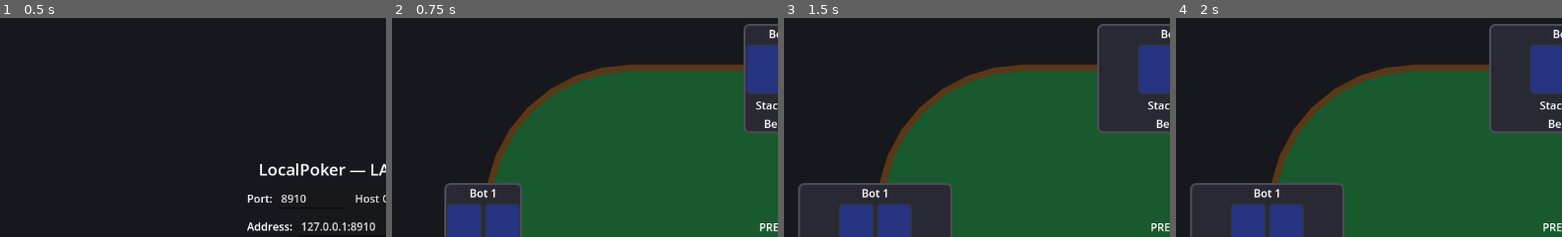
Above: before the commit, frames 1-4 (left to right).
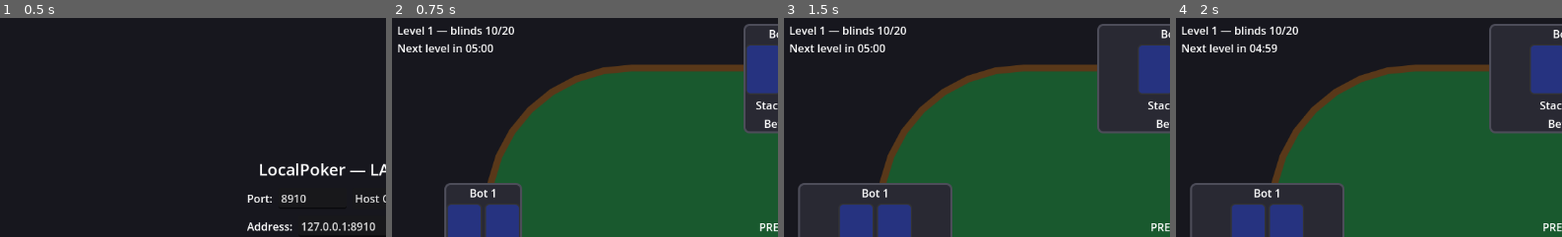
Above: after the commit, the same moments.

Repository: limbo1572/godot-texas-holdem
Game: Godot game, scene res://scenes/lobby.tscn
Same seed, same stepped clock (60 frames per second), same inputs: the game is played once before the commit and once after it.
Inputs:
- Up to frame 1 (0.5 s): no input
- Up to frame 2 (0.75 s): click "Play Offline vs Bots" at 0.5 s
- Up to frame 3 (1.5 s): tap Enter at 1.25 s
- Up to frame 4 (2 s): no input
The pictures show only the part of the screen within x 0-50%, y 0-50%; the shares and areas given below are measured in that part.

Frame 1 is identical in both runs. In frame 2, 1.1% of the frame differs, in the area x 1-32%, y 3-16%; in frame 3, 1.1%; in frame 4, 1.1%.

Commit message:
Stage 4: tournament blind schedule
10 hardcoded levels (10/20 -> 600/1200, 5 min each) computed from a session clock that starts with the first hand and never resets; level changes apply only between hands. GameState min-raise logic switched from BIG_BLIND constant to the dynamic level blinds; short stacks go all-in on blind post. Host includes level/sb/bb/timer in snapshots, clients only display them; table UI shows level info with countdown and a 3s toast on increase. 31 new test assertions.

Diff:
--- /dev/null
+++ b/scripts/blind_schedule.gd
@@ -0,0 +1,47 @@
+class_name BlindSchedule
+extends RefCounted
+## Hardcoded tournament blind progression (~x1.5 per level, 5 min each).
+## When the schedule runs out, the final level holds indefinitely.
+
+const LEVELS: Array = [
+	{"sb": 10, "bb": 20, "duration_sec": 300},
+	{"sb": 15, "bb": 30, "duration_sec": 300},
+	{"sb": 25, "bb": 50, "duration_sec": 300},
+	{"sb": 40, "bb": 80, "duration_sec": 300},
+	{"sb": 60, "bb": 120, "duration_sec": 300},
+	{"sb": 100, "bb": 200, "duration_sec": 300},
+	{"sb": 150, "bb": 300, "duration_sec": 300},
+	{"sb": 250, "bb": 500, "duration_sec": 300},
+	{"sb": 400, "bb": 800, "duration_sec": 300},
+	{"sb": 600, "bb": 1200, "duration_sec": 300},
+]
+
+
+static func level_count() -> int:
+	return LEVELS.size()
+
+
+static func level(index: int) -> Dictionary:
+	return LEVELS[clampi(index, 0, LEVELS.size() - 1)]
+
+
+## Level index for a given time since session start (clamped to final level).
+static func level_for_elapsed(elapsed_sec: float) -> int:
+	var t := elapsed_sec
+	for i in range(LEVELS.size()):
+		if t < LEVELS[i].duration_sec:
+			return i
+		t -= LEVELS[i].duration_sec
+	return LEVELS.size() - 1
+
+
+## Seconds until the next level, or -1.0 when the final level is reached.
+static func time_remaining(elapsed_sec: float) -> float:
+	var t := elapsed_sec
+	for i in range(LEVELS.size()):
+		if t < LEVELS[i].duration_sec:
+			if i == LEVELS.size() - 1:
+				return -1.0
+			return LEVELS[i].duration_sec - t
+		t -= LEVELS[i].duration_sec
+	return -1.0
--- a/scripts/game_state.gd
+++ b/scripts/game_state.gd
@@ -31,6 +31,14 @@
 var seats: Array[int] = [] ## players dealt into the current hand
 var _acted: Dictionary = {}
 
+## Tournament blinds. The level is derived from real time since the first
+## start_hand() of the session and applied only between hands.
+var small_blind: int = SMALL_BLIND
+var big_blind: int = BIG_BLIND
+var current_level: int = 0
+var time_offset_sec: float = 0.0 ## test/simulation hook: added to real elapsed time
+var _session_start_msec: int = -1
+
 
 func _init(p_num_players: int = 2, p_button: int = 0) -> void:
 	num_players = clampi(p_num_players, 2, 6)
@@ -59,13 +67,21 @@
 	if hands_played > 0:
 		_rotate_button()
 
+	## Session clock starts with the first hand and never resets afterwards;
+	## blind level changes take effect only here, between hands.
+	if _session_start_msec < 0:
+		_session_start_msec = Time.get_ticks_msec()
+	current_level = BlindSchedule.level_for_elapsed(session_elapsed_sec())
+	small_blind = BlindSchedule.level(current_level).sb
+	big_blind = BlindSchedule.level(current_level).bb
+
 	phase = Phase.PREHAND
 	hand_over = false
 	is_runout_phase = false
 	last_results = {}
 	pot = 0
 	current_bet = 0
-	last_raise_size = BIG_BLIND
+	last_raise_size = big_blind
 	current_player = -1
 	community_cards.clear()
 	player_bets.clear()
@@ -86,14 +102,26 @@
 	for pid in seats:
 		hole_cards[pid] = deck.deal(2)
 
-	_commit_chips(sb_player(), SMALL_BLIND)
-	_commit_chips(bb_player(), BIG_BLIND)
-	current_bet = BIG_BLIND
+	## _commit_chips caps at the stack, so a short stack simply goes all-in on the blind.
+	_commit_chips(sb_player(), small_blind)
+	_commit_chips(bb_player(), big_blind)
+	current_bet = big_blind
 	hands_played += 1
 	phase = Phase.PREFLOP
 	current_player = _next_actor(bb_player())
 	if current_player == -1:
 		_advance_phase()
+
+
+func session_elapsed_sec() -> float:
+	if _session_start_msec < 0:
+		return time_offset_sec
+	return float(Time.get_ticks_msec() - _session_start_msec) / 1000.0 + time_offset_sec
+
+
+## Seconds until the next blind level (-1.0 on the final level).
+func level_time_remaining() -> float:
+	return BlindSchedule.time_remaining(session_elapsed_sec())
 
 
 func sb_player() -> int:
@@ -124,7 +152,7 @@
 		if stack > 0:
 			actions.append("call") ## partial all-in call allowed when stack < to_call
 
-	var min_raise_total: int = current_bet + maxi(last_raise_size, BIG_BLIND)
+	var min_raise_total: int = current_bet + maxi(last_raise_size, big_blind)
 	if stack > to_call and stack + player_bets[player_id] >= min_raise_total:
 		actions.append("raise")
 
@@ -164,7 +192,7 @@
 			_commit_chips(player_id, to_call)
 			_acted[player_id] = true
 		"raise":
-			var min_raise_total: int = current_bet + maxi(last_raise_size, BIG_BLIND)
+			var min_raise_total: int = current_bet + maxi(last_raise_size, big_blind)
 			if amount < min_raise_total:
 				result.error = "Raise must be at least %d" % min_raise_total
 				return result
@@ -312,7 +340,7 @@
 
 func _advance_phase() -> void:
 	current_bet = 0
-	last_raise_size = BIG_BLIND
+	last_raise_size = big_blind
 	for pid in seats:
 		player_bets[pid] = 0
 		_acted[pid] = false
--- a/scripts/main.gd
+++ b/scripts/main.gd
@@ -10,7 +10,7 @@
 	var game := GameState.new(NUM_PLAYERS, randi() % NUM_PLAYERS)
 	game.start_hand()
 	print("Button: P%d | SB: P%d (%d) | BB: P%d (%d)" % [
-		game.button, game.sb_player(), GameState.SMALL_BLIND, game.bb_player(), GameState.BIG_BLIND,
+		game.button, game.sb_player(), game.small_blind, game.bb_player(), game.big_blind,
 	])
 	for pid in game.seats:
 		print("P%d hole: %s | stack: %d" % [pid, _cards_line(game.hole_cards[pid]), game.player_stacks[pid]])
@@ -49,7 +49,7 @@
 
 
 func _random_raise_amount(game: GameState, pid: int) -> int:
-	var min_raise: int = game.current_bet + maxi(game.last_raise_size, GameState.BIG_BLIND)
+	var min_raise: int = game.current_bet + maxi(game.last_raise_size, game.big_blind)
 	var max_raise: int = game.player_bets[pid] + game.player_stacks[pid]
 	if max_raise <= min_raise:
 		return min_raise
--- a/scripts/network_game_controller.gd
+++ b/scripts/network_game_controller.gd
@@ -168,7 +168,7 @@
 	var action: String = legal[randi() % legal.size()]
 	var amount := 0
 	if action == "raise":
-		var min_raise: int = game.current_bet + maxi(game.last_raise_size, GameState.BIG_BLIND)
+		var min_raise: int = game.current_bet + maxi(game.last_raise_size, game.big_blind)
 		var max_raise: int = game.player_bets[seat] + game.player_stacks[seat]
 		amount = min_raise if max_raise <= min_raise else min_raise + randi() % (max_raise - min_raise + 1)
 	game.player_action(seat, action, amount)
@@ -239,7 +239,7 @@
 		for a in game.get_legal_actions(viewer_seat):
 			legal.append(a)
 		to_call = mini(game.current_bet - game.player_bets[viewer_seat], game.player_stacks[viewer_seat])
-		min_raise = game.current_bet + maxi(game.last_raise_size, GameState.BIG_BLIND)
+		min_raise = game.current_bet + maxi(game.last_raise_size, game.big_blind)
 		max_raise = game.player_bets[viewer_seat] + game.player_stacks[viewer_seat]
 
 	var results_ser: Dictionary = {}
@@ -269,6 +269,10 @@
 	return {
 		"phase": game.phase_name(),
 		"pot": game.pot,
+		"level": game.current_level,
+		"sb": game.small_blind,
+		"bb": game.big_blind,
+		"level_time_remaining": game.level_time_remaining(),
 		"community": community,
 		"current_seat": game.current_player if not game.hand_over else -1,
 		"your_seat": viewer_seat,
--- a/scripts/table_ui.gd
+++ b/scripts/table_ui.gd
@@ -23,6 +23,15 @@
 var _pot_label: Label
 var _phase_label: Label
 var _status_label: Label
+var _level_label: Label
+var _toast_label: Label
+
+## Countdown display: authoritative value comes from host snapshots; between
+## snapshots we only tick the displayed value down locally (presentation only).
+var _level_remaining: float = -1.0
+var _last_level_seen: int = -1
+var _level_line: String = ""
+var _toast_serial: int = 0
 
 var _action_bar: HBoxContainer
 var _fold_btn: Button
@@ -46,7 +55,42 @@
 func _on_state(snapshot: Dictionary) -> void:
 	_snapshot = snapshot
 	_ensure_seats(snapshot.players.size())
+	_update_blind_info(snapshot)
 	_refresh()
+
+
+func _process(delta: float) -> void:
+	if _level_remaining > 0.0:
+		_level_remaining = maxf(0.0, _level_remaining - delta)
+		_render_level_label()
+
+
+func _update_blind_info(snap: Dictionary) -> void:
+	var level: int = snap.get("level", 0)
+	_level_line = "Level %d — blinds %d/%d" % [level + 1, snap.get("sb", 0), snap.get("bb", 0)]
+	_level_remaining = snap.get("level_time_remaining", -1.0)
+	_render_level_label()
+	if _last_level_seen != -1 and level > _last_level_seen:
+		_show_toast("Blinds increased: %d/%d" % [snap.sb, snap.bb])
+	_last_level_seen = level
+
+
+func _render_level_label() -> void:
+	if _level_remaining >= 0.0:
+		var secs := int(ceil(_level_remaining))
+		_level_label.text = "%s\nNext level in %02d:%02d" % [_level_line, secs / 60, secs % 60]
+	else:
+		_level_label.text = "%s\nFinal level" % _level_line
+
+
+func _show_toast(text: String) -> void:
+	_toast_serial += 1
+	var serial := _toast_serial
+	_toast_label.text = text
+	_toast_label.visible = true
+	await get_tree().create_timer(3.0).timeout
+	if serial == _toast_serial:
+		_toast_label.visible = false
 
 
 # --- Actions ---
@@ -221,6 +265,22 @@
 	_status_label.offset_left = 12.0
 	_status_label.offset_bottom = -8.0
 	add_child(_status_label)
+
+	_level_label = Label.new()
+	_level_label.set_anchors_preset(Control.PRESET_TOP_LEFT)
+	_level_label.offset_left = 12.0
+	_level_label.offset_top = 8.0
+	add_child(_level_label)
+
+	_toast_label = Label.new()
+	_toast_label.set_anchors_preset(Control.PRESET_CENTER_TOP)
+	_toast_label.grow_horizontal = Control.GROW_DIRECTION_BOTH
+	_toast_label.offset_top = 12.0
+	_toast_label.horizontal_alignment = HORIZONTAL_ALIGNMENT_CENTER
+	_toast_label.add_theme_font_size_override("font_size", 22)
+	_toast_label.add_theme_color_override("font_color", Color(1.0, 0.85, 0.2))
+	_toast_label.visible = false
+	add_child(_toast_label)
 
 	_build_action_bar()
 
--- /dev/null
+++ b/tests/test_blind_schedule.gd
@@ -0,0 +1,127 @@
+extends SceneTree
+
+var _passed := 0
+var _failed := 0
+
+
+func _init() -> void:
+	print("=== test_blind_schedule ===")
+	_test_schedule_table()
+	_test_level_zero_at_start()
+	_test_level_held_during_hand_applied_between()
+	_test_session_clock_not_reset_between_hands()
+	_test_final_level_holds()
+	_test_short_stack_blind_all_in()
+	print("")
+	print("Results: %d passed, %d failed, %d total" % [_passed, _failed, _passed + _failed])
+	quit(_failed)
+
+
+func _assert_eq(actual, expected, label: String) -> void:
+	if actual == expected:
+		_passed += 1
+		print("PASS: %s" % label)
+	else:
+		_failed += 1
+		print("FAIL: %s — expected %s, got %s" % [label, str(expected), str(actual)])
+
+
+## End the current hand quickly with legal actions (fold when possible).
+func _finish_hand(game: GameState) -> void:
+	var safety := 0
+	while not game.hand_over and safety < 200:
+		safety += 1
+		if game.is_runout_phase:
+			game.advance_runout()
+			continue
+		var legal: Array[String] = game.get_legal_actions(game.current_player)
+		if legal.is_empty():
+			break
+		if "fold" in legal:
+			game.player_action(game.current_player, "fold")
+		elif "check" in legal:
+			game.player_action(game.current_player, "check")
+		else:
+			game.player_action(game.current_player, "call")
+
+
+func _test_schedule_table() -> void:
+	_assert_eq(BlindSchedule.level_count() >= 8, true, "schedule has 8+ levels (%d)" % BlindSchedule.level_count())
+	var increasing := true
+	var bb_double := true
+	for i in range(BlindSchedule.level_count()):
+		var lvl: Dictionary = BlindSchedule.level(i)
+		if lvl.bb != lvl.sb * 2:
+			bb_double = false
+		if i > 0 and lvl.sb <= BlindSchedule.level(i - 1).sb:
+			increasing = false
+	_assert_eq(increasing, true, "blinds strictly increase per level")
+	_assert_eq(bb_double, true, "bb == 2*sb on every level")
+	_assert_eq(BlindSchedule.level_for_elapsed(0.0), 0, "elapsed 0 -> level 0")
+	_assert_eq(BlindSchedule.level_for_elapsed(299.9), 0, "elapsed 299.9 -> still level 0")
+	_assert_eq(BlindSchedule.level_for_elapsed(300.0), 1, "elapsed 300 -> level 1")
+	_assert_eq(BlindSchedule.level_for_elapsed(601.0), 2, "elapsed 601 -> level 2")
+	_assert_eq(BlindSchedule.time_remaining(280.0), 20.0, "time_remaining 20s before level 2")
+
+
+func _test_level_zero_at_start() -> void:
+	var game := GameState.new(3)
+	game.start_hand()
+	_assert_eq(game.current_level, 0, "fresh session starts at level 0")
+	_assert_eq(game.small_blind, 10, "level 0 sb = 10")
+	_assert_eq(game.big_blind, 20, "level 0 bb = 20")
+	_assert_eq(game.player_committed[game.bb_player()], 20, "bb posted 20")
+
+
+func _test_level_held_during_hand_applied_between() -> void:
+	var game := GameState.new(3)
+	game.start_hand()
+	## Level time expires mid-hand: blinds must NOT change until the next hand.
+	game.time_offset_sec = 301.0
+	_assert_eq(game.small_blind, 10, "mid-hand: sb still 10 after level time expired")
+	_assert_eq(game.current_level, 0, "mid-hand: level not bumped")
+	_finish_hand(game)
+	_assert_eq(game.hand_over, true, "hand finished cleanly")
+	game.start_hand()
+	_assert_eq(game.current_level, 1, "next hand: level 1 applied")
+	_assert_eq(game.small_blind, 15, "next hand: sb = 15")
+	_assert_eq(game.big_blind, 30, "next hand: bb = 30")
+	_assert_eq(game.player_committed[game.bb_player()], 30, "next hand: bb posted 30")
+
+
+func _test_session_clock_not_reset_between_hands() -> void:
+	var game := GameState.new(3)
+	game.start_hand()
+	_finish_hand(game)
+	game.time_offset_sec = 301.0
+	game.start_hand()
+	_assert_eq(game.current_level, 1, "clock measured from session start, not per hand")
+	_finish_hand(game)
+	game.time_offset_sec = 601.0
+	game.start_hand()
+	_assert_eq(game.current_level, 2, "level keeps advancing on the same session clock")
+	_assert_eq(game.big_blind, 50, "level 2 bb = 50")
+
+
+func _test_final_level_holds() -> void:
+	var game := GameState.new(2)
+	game.time_offset_sec = 999999.0
+	game.start_hand()
+	var last: int = BlindSchedule.level_count() - 1
+	_assert_eq(game.current_level, last, "way past schedule -> final level held")
+	_assert_eq(game.big_blind, BlindSchedule.level(last).bb, "final level bb applied")
+	_assert_eq(game.level_time_remaining(), -1.0, "no countdown on final level")
+
+
+func _test_short_stack_blind_all_in() -> void:
+	var game := GameState.new(3, 0)
+	game.player_stacks = {0: 1000, 1: 1000, 2: 15} ## seat 2 = BB with stack < bb
+	game.start_hand()
+	_assert_eq(game.all_in[2], true, "short BB is all-in on blind post")
+	_assert_eq(game.player_committed[2], 15, "short BB posted whole stack")
+	_assert_eq(game.current_bet, 20, "facing bet is still the full BB")
+	_assert_eq(game.current_player, 0, "action starts normally at UTG")
+	_finish_hand(game)
+	_assert_eq(game.hand_over, true, "hand with short-blind all-in completes")
+	var total: int = game.player_stacks[0] + game.player_stacks[1] + game.player_stacks[2]
+	_assert_eq(total, 2015, "chips conserved with short blind")
Not shown, added: scripts/blind_schedule.gd.uid
Not shown, added: tests/test_blind_schedule.gd.uid
Not shown, changed: README.md
